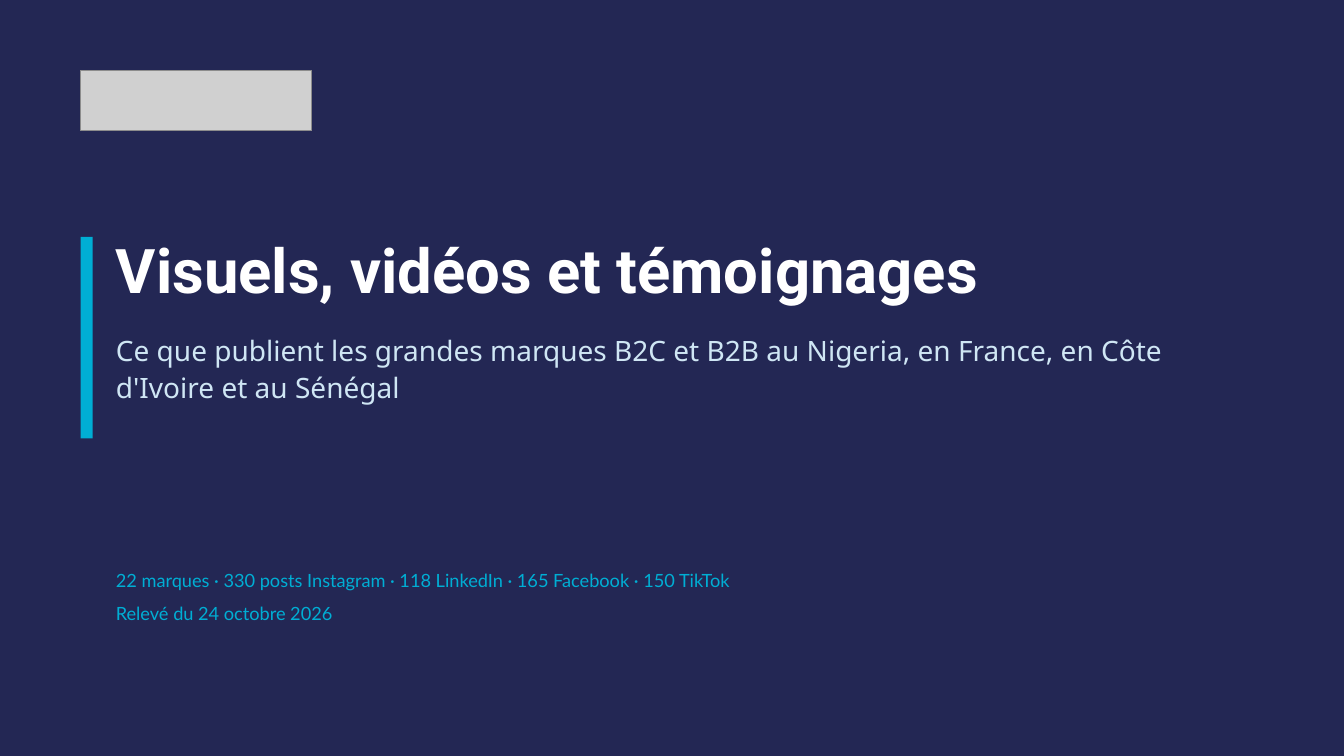
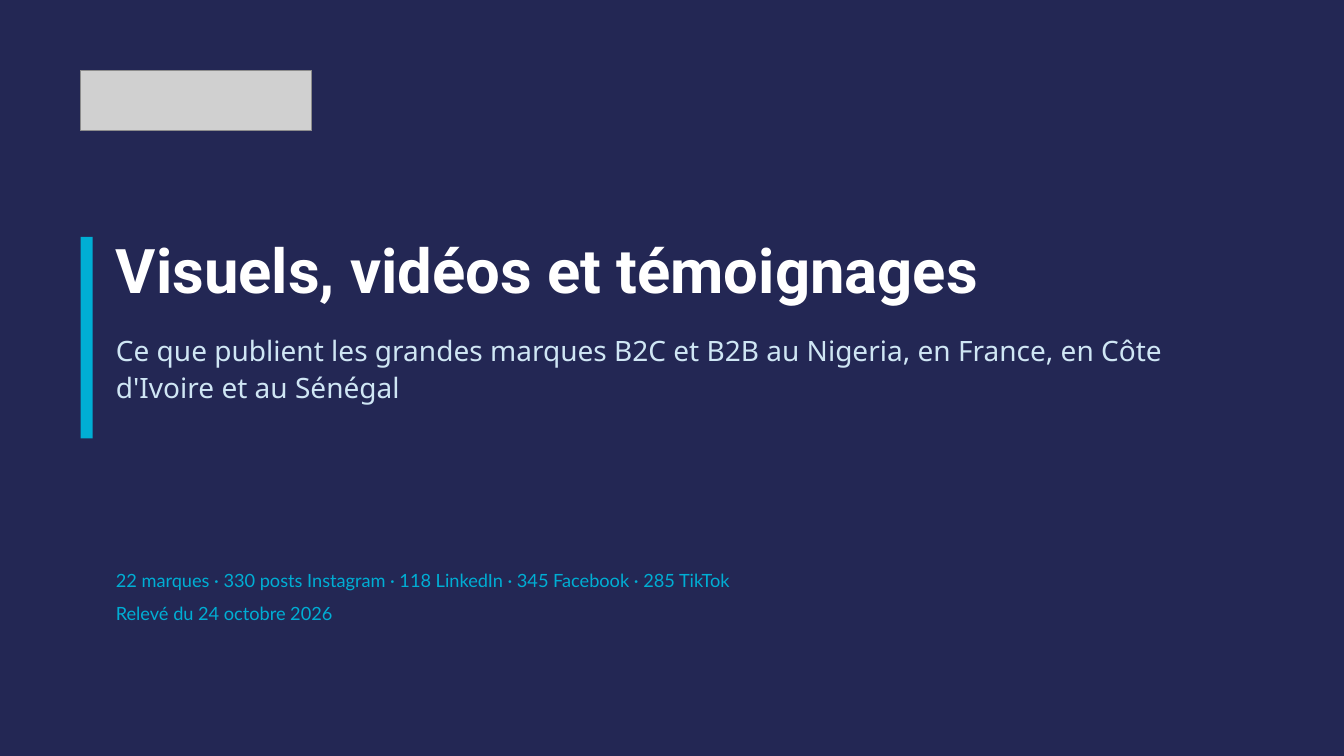
Before and after one commit to leslita06/fatima-unifood-fictif, a slide deck: slide 1 of benchmark-visuels/2026-10-24_benchmark-visuels-videos.pptx. Drawn at 1344x756 pixels with LibreOffice and Linux fonts; fonts in the diff are those of the drawing; grey boxes stand for pictures. Boxes give left, top, right and bottom in pixels: in the first picture for what was removed or moved away, otherwise in the second. Text is boxed around its words. In the diff, an @@ line names an element or a change of style, - is before the commit and + after.

```diff
--- a/benchmark-visuels/2026-10-24_benchmark-visuels-videos.pptx
+++ b/benchmark-visuels/2026-10-24_benchmark-visuels-videos.pptx
@@ text at <box>116,573,730,590</box>: text changed @@
-22 marques · 330 posts Instagram · 118 LinkedIn · 165 Facebook · 150 TikTok
+22 marques · 330 posts Instagram · 118 LinkedIn · 345 Facebook · 285 TikTok
```
Also in this commit, not shown: 7 other slides changed, 3 slides added, 1 other file.
